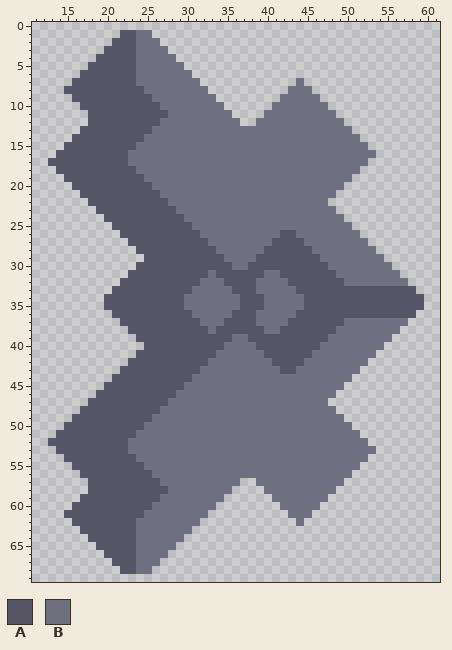
Edited in one commit: sprite sheet (sprites/units/ground/move-lancer/move-lancer-foot.png). The first picture shows the starting point.
The file is 70x70 pixels. Shown: x 11..61, y 0..69.
Palette (. is transparent): A #565666  B #6e7080
The same view after the edit:
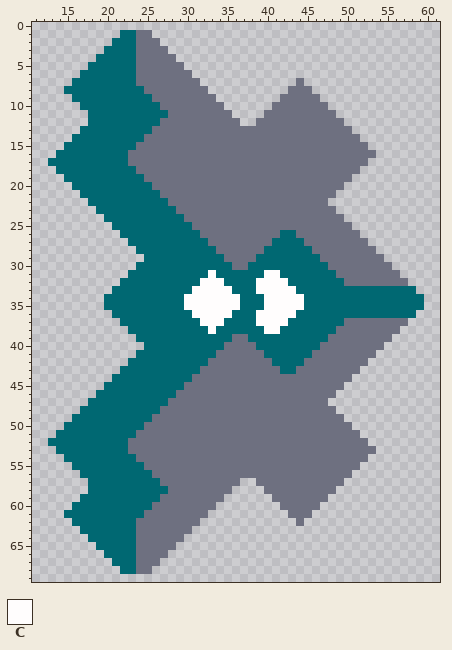
Colours new in this view: C #fffdfd
Changes in this commit:
Colour A changes from #565666 to #006872.
The author changed colour B to colour C in row 31 at x 33 and 40 to 41; in row 32 at x 32 to 34 and 39 to 42; in row 33 at x 31 to 35 and 39 to 43; in rows 34 to 35 at x 30 to 36 and 40 to 44; in row 36 at x 31 to 35 and 39 to 43; in row 37 at x 32 to 34 and 39 to 42.
The author changed colour B to colour C in row 38 at x 33 and 40 to 41.
